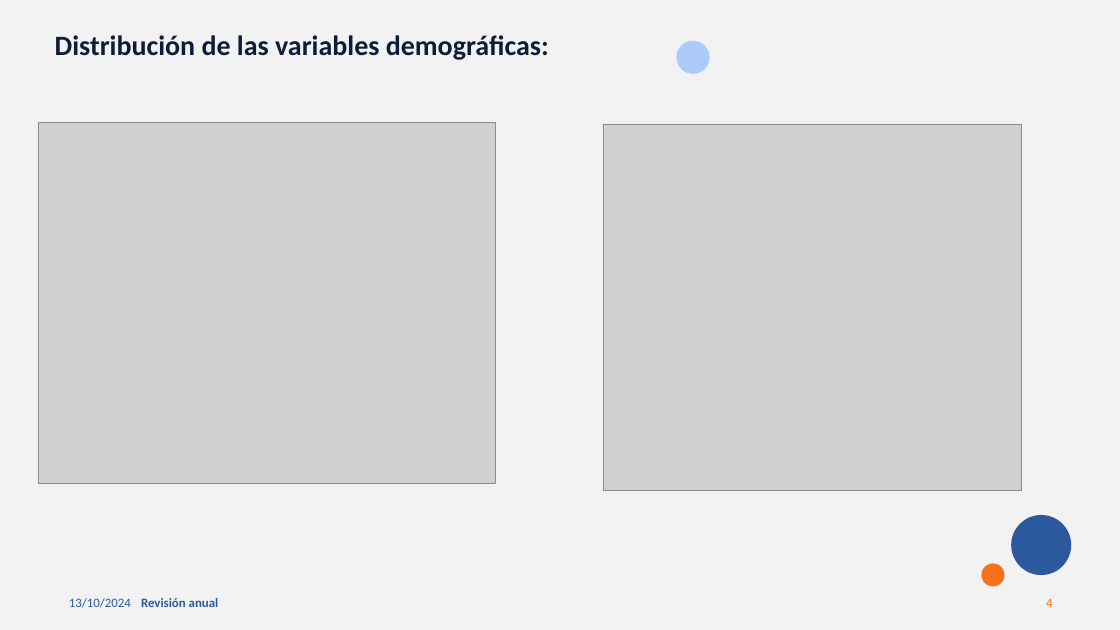
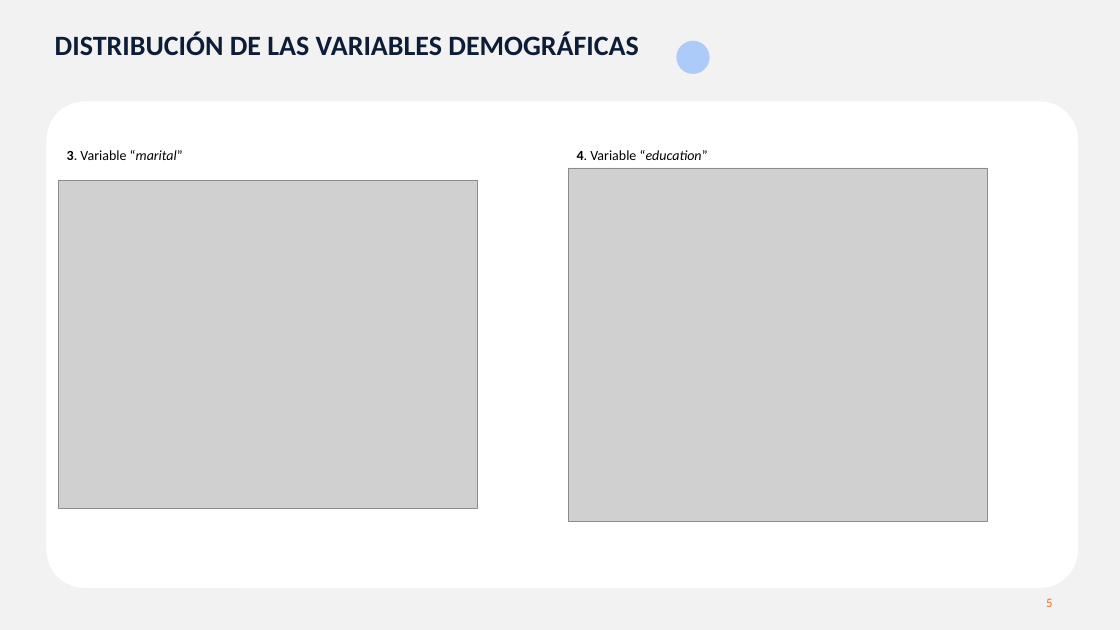
Before and after one commit to MarinaTorba/PersonalDataProrjects, a slide deck: slide 5 of Equip_B/results/D1_presentacion_Cliente.pptx (slide 4 before the commit). Drawn at 1120x630 pixels with LibreOffice and Linux fonts; fonts in the diff are those of the drawing; grey boxes stand for pictures. Boxes give left, top, right and bottom in pixels: in the first picture for what was removed or moved away, otherwise in the second. Text is boxed around its words. In the diff, an @@ line names an element or a change of style, - is before the commit and + after.

```diff
--- a/Equip_B/results/D1_presentacion_Cliente.pptx
+++ b/Equip_B/results/D1_presentacion_Cliente.pptx
@@ text at (55, 31, 638, 56): text changed @@
-Distribución de las variables demográficas:
+DISTRIBUCIÓN DE LAS VARIABLES DEMOGRÁFICAS
@@ rounded rectangle added at (46, 102, 1078, 588), fill #FFFFFF @@
@@ text added at (67, 150, 183, 160), 12 pt, text #000000 @@
+3. Variable “marital”
@@ picture: place and size @@
-picture at (603, 124, 1022, 491)
+picture at (569, 168, 987, 522)
@@ text added at (577, 150, 708, 160), 12 pt, text #000000 @@
+4. Variable “education”
@@ picture: place and size @@
-picture at (38, 123, 496, 483)
+picture at (59, 181, 478, 508)
@@ ellipse removed at (1012, 515, 1072, 576) @@
@@ ellipse removed at (981, 564, 1004, 586) @@
@@ rectangle added at (0, 588, 235, 630), fill #F2F2F2 @@
@@ text removed at (69, 598, 131, 608) @@
-13/10/2024
@@ text removed at (141, 598, 219, 607) @@
-Revisión anual
@@ page number at (1046, 598, 1052, 607): text changed @@
-4
+5
```
Also in this commit, not shown: 9 other slides changed, 12 slides added, 3 slides removed.
